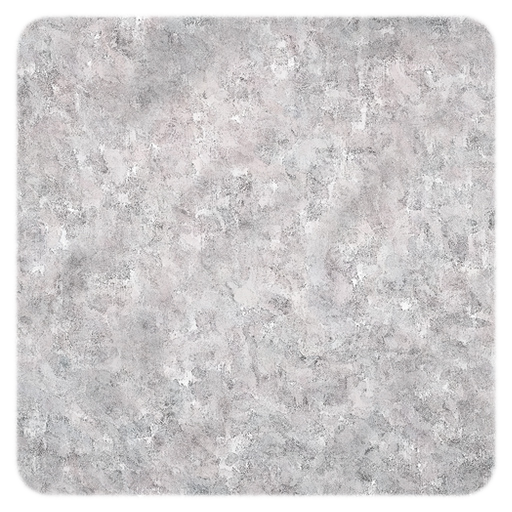
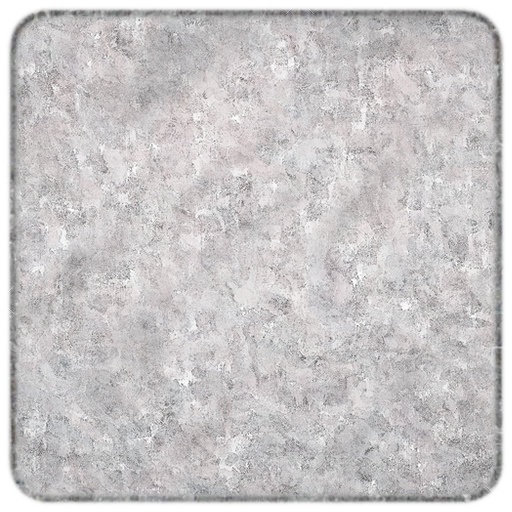
Revision of a layered 512x512 image; what changed, layer by layer:
added layer "tile #2" above "tile #1" over [6, 6, 506, 506]
added layer "bg" above "Background" over [6, 6, 506, 506]
